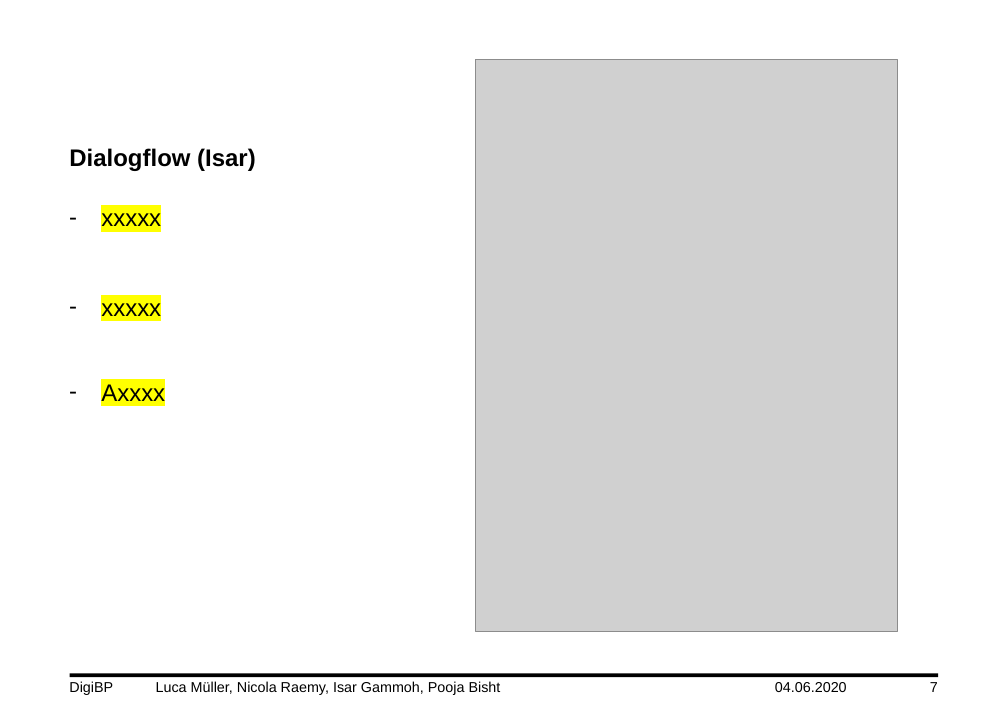
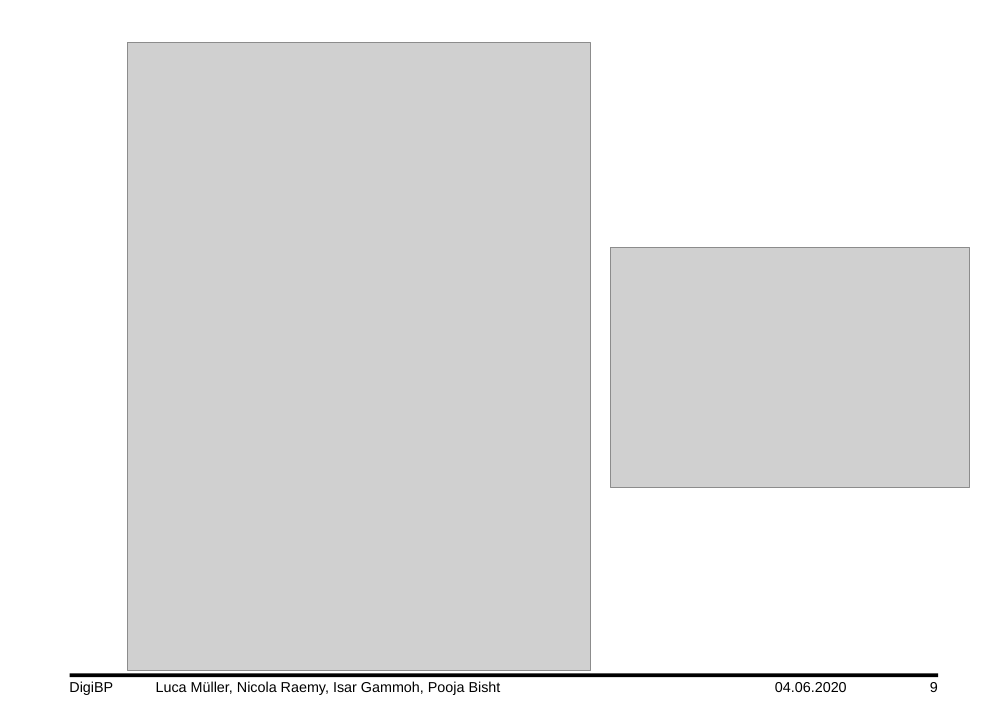
Before and after one commit to DigiBP/DigiBP_DanishBlue, a slide deck: slide 9 of Presentation/DigiBP_DanishBlue_Presentation_V4.pptx (slide 7 before the commit). Drawn at 1008x713 pixels with LibreOffice and Linux fonts; fonts in the diff are those of the drawing; grey boxes stand for pictures; background and template pictures are left out. Boxes give left, top, right and bottom in pixels: in the first picture for what was removed or moved away, otherwise in the second. Text is boxed around its words. In the diff, an @@ line names an element or a change of style, - is before the commit and + after.

```diff
--- a/Presentation/DigiBP_DanishBlue_Presentation_V4.pptx
+++ b/Presentation/DigiBP_DanishBlue_Presentation_V4.pptx
@@ picture: place and size @@
-picture at (476, 59, 898, 631)
+picture at (128, 42, 591, 670)
@@ text removed at (69, 148, 256, 171) @@
-Dialogflow (Isar)
@@ text removed at (101, 213, 165, 401) @@
-– xxxxx
-– xxxxx
-– Axxxx
@@ picture added at (611, 247, 971, 487) @@
@@ page number at (930, 682, 938, 692): text changed @@
-7
+9
```
Also in this commit, not shown: 4 other slides changed, 3 slides added, 1 slide removed.
